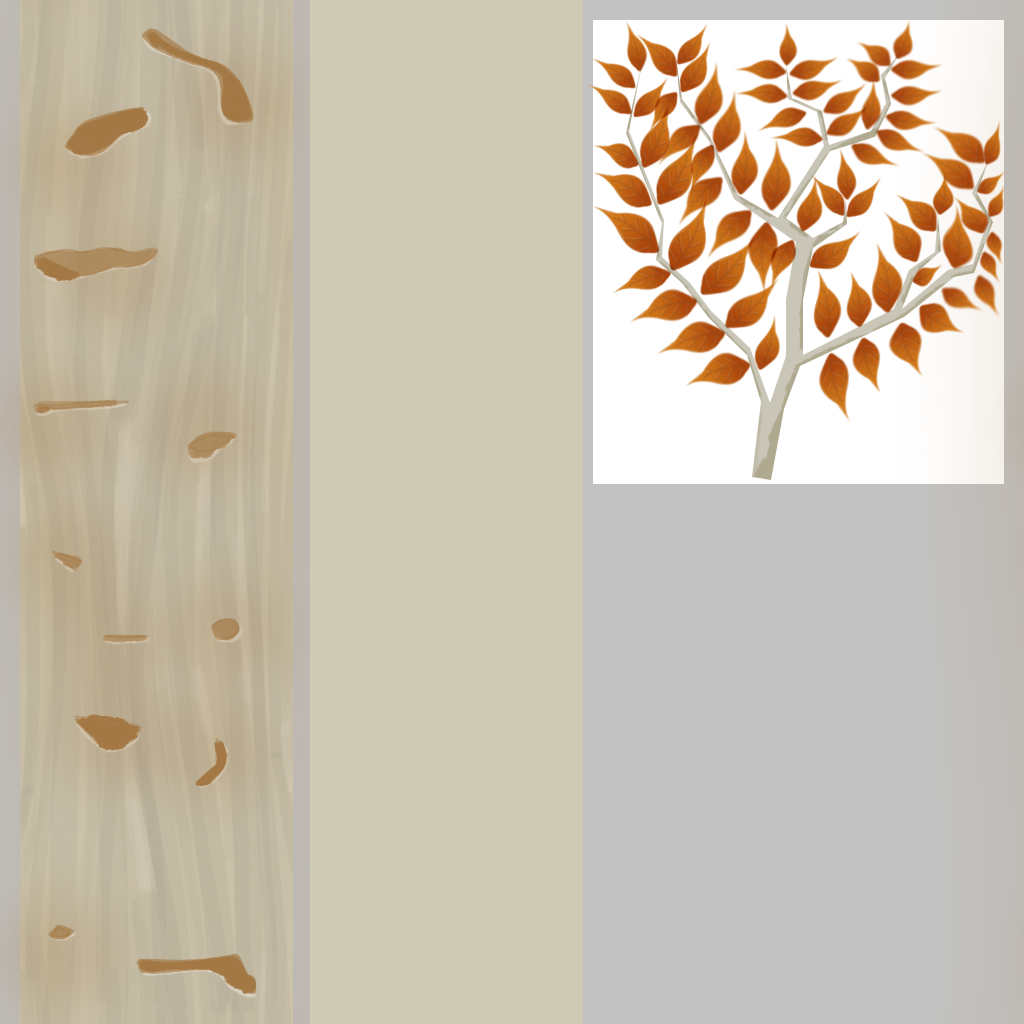
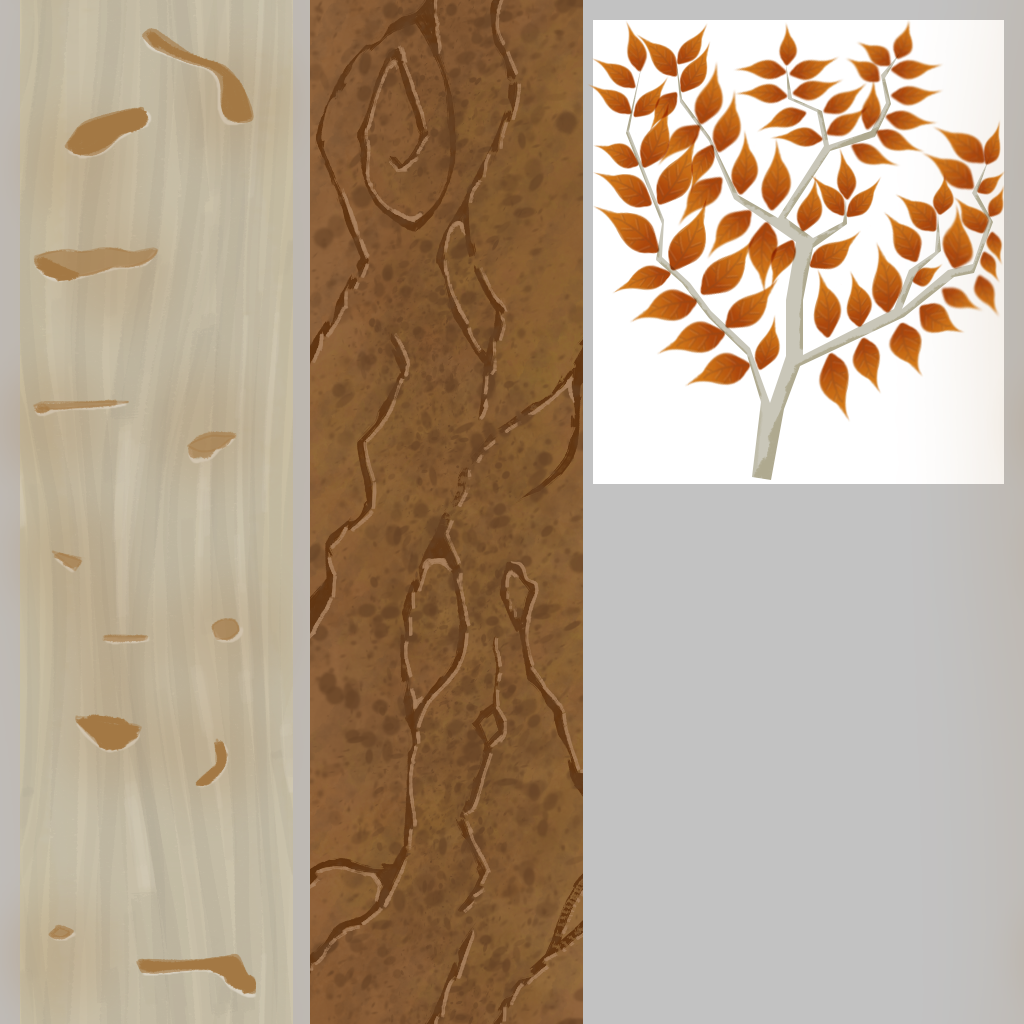
Layered file, before and after one edit (1024×1024). Changes by layer:
painted on "Folhas" (2nd of 2, in "Folhas") over [576, 0, 583, 512]
added layer "Pintar camada 10" in group "Arvore 01" over [310, 0, 583, 1024]
added layer "Pintar camada 11" in group "Arvore 01" over [310, 0, 583, 1024]
added layer "Pintar camada 9" in group "Arvore 01" over [310, 0, 583, 1024]
painted on "Pintar camada 3" over [310, 0, 583, 1024]
painted on "Arvore 01" (2nd of 2, in "Arvore 01") over [310, 0, 583, 1024]
painted on "Pintar camada 5" over [310, 0, 583, 1024]
painted on "Pintar camada 4" over [310, 0, 583, 1024]
painted on "Plano de fundo" over [576, 0, 583, 512]